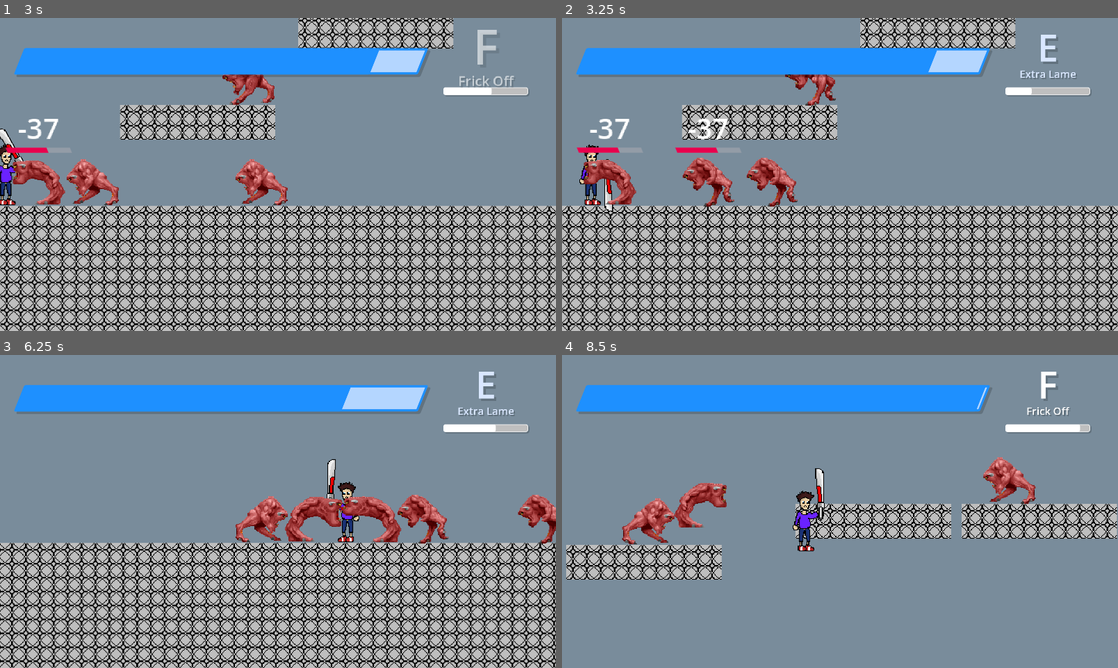
Above: before the commit, frames 1-4 (two rows, left to right).
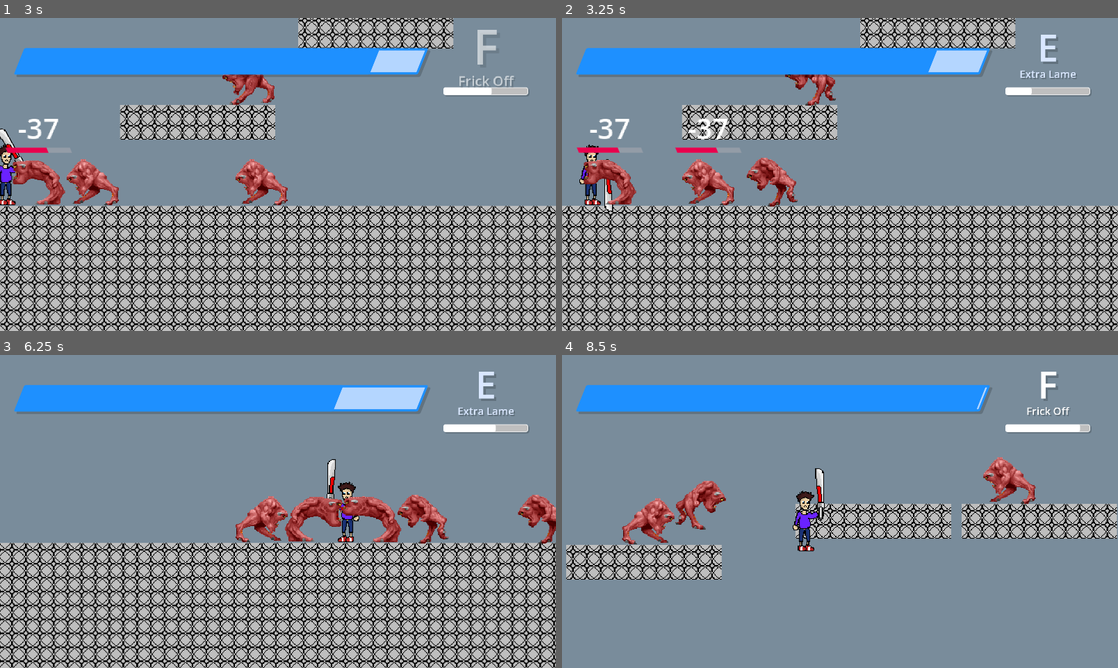
Above: after the commit, the same moments.

Repository: That1M8Head/Swordlink
Game: Godot game, scene res://intro.tscn
Same seed, same stepped clock (60 frames per second), same inputs: the game is played once before the commit and once after it.
Inputs (mouse positions are in pixels of both pictures, inside the frame that each line leads up to):
- Up to frame 1 (3 s): tap Enter (MenuConfirm) at 0.5, 1.25 s; move the mouse to (400, 158) at 0.52 s; hold X (AltAttack) 0.53-1.28 s; hold D (MoveRight) 0.53-2.03 s; click (400, 158) at 0.67 s; tap Space (Jump) at 0.77, 1.52 s; move the mouse to (166, 190) at 1.27 s; click (166, 190) at 1.35 s; move the mouse to (333, 105) at 2.02 s; hold A (MoveLeft) 2.03-2.78 s; tap C (Evade) at 2.1 s; move the mouse to (250, 237) at 2.77 s; hold D (MoveRight) from 2.78 s (still down); tap Ctrl (ModeShift) at 2.85 s; click (250, 237) at 2.92 s
- Up to frame 2 (3.25 s): keep holding D (MoveRight); tap Space (Jump) at 3.02 s
- Up to frame 3 (6.25 s): move the mouse to (444, 558) at 3.52 s; hold X (AltAttack) 3.53-4.28 s; tap Space (Jump) at 3.77, 4.52, 6.02 s; move the mouse to (111, 464) at 4.27 s; release D (MoveRight) at 4.28 s; hold A (MoveLeft) 4.28-5.03 s; click (111, 464) at 4.35 s; move the mouse to (305, 511) at 5.02 s; hold D (MoveRight) 5.03-5.78 s; tap C (Evade) at 5.1 s; click (305, 511) at 5.17 s; move the mouse to (194, 433) at 5.77 s; hold A (MoveLeft) from 5.78 s (still down); tap Ctrl (ModeShift) at 5.85 s
- Up to frame 4 (8.5 s): move the mouse to (962, 495) at 6.52 s; hold X (AltAttack) 6.53-7.28 s; tap Space (Jump) at 6.77, 7.52 s; move the mouse to (728, 527) at 7.27 s; release A (MoveLeft) at 7.28 s; hold D (MoveRight) from 7.28 s (still down); click (728, 527) at 7.35 s; move the mouse to (895, 442) at 8.02 s; tap C (Evade) at 8.1 s

Frame 1 is identical in both runs. In frame 2, 0.8% of the frame differs, in the area x 21-31%, y 44-61%; in frame 3, 0.1%; in frame 4, 0.7%.

Commit message:
Pinky will now not be able to act mid-air at all

Diff:
--- a/Scripts/PinkyBehaviour.gd
+++ b/Scripts/PinkyBehaviour.gd
@@ -33,20 +33,23 @@
 	if not is_on_floor():
 		velocity.y += gravity * delta
 
-	if proximity_raycast.is_colliding() and (proximity_raycast.get_collider() == player or proximity_raycast.get_collider() == player_hbox):
-		anims.play("attack")
-	elif is_on_floor() and attack_raycast.is_colliding() and (attack_raycast.get_collider() == player or attack_raycast.get_collider() == player_hbox):
-		if anims.animation == "idle":
-			$SeeSound.play()
-		anims.play("running")
-		velocity.x = -speed
-	elif is_on_floor() and flip_raycast.is_colliding() and (flip_raycast.get_collider() == player or attack_raycast.get_collider() == player_hbox):
-		if anims.animation == "idle":
-			$SeeSound.play()
-		anims.play("running")
-		velocity.x = speed
-	elif is_on_floor():
-		velocity.x = 0
+	if is_on_floor():
+		if proximity_raycast.is_colliding() and (proximity_raycast.get_collider() == player or proximity_raycast.get_collider() == player_hbox):
+			anims.play("attack")
+		elif attack_raycast.is_colliding() and (attack_raycast.get_collider() == player or attack_raycast.get_collider() == player_hbox):
+			if anims.animation == "idle":
+				$SeeSound.play()
+			anims.play("running")
+			velocity.x = -speed
+		elif flip_raycast.is_colliding() and (flip_raycast.get_collider() == player or attack_raycast.get_collider() == player_hbox):
+			if anims.animation == "idle":
+				$SeeSound.play()
+			anims.play("running")
+			velocity.x = speed
+		else:
+			velocity.x = 0
+			anims.play("idle")
+	else:
 		anims.play("idle")
 
 	if (proximity_raycast.is_colliding() or flip_raycast.is_colliding()) and anims.animation == "attack":
